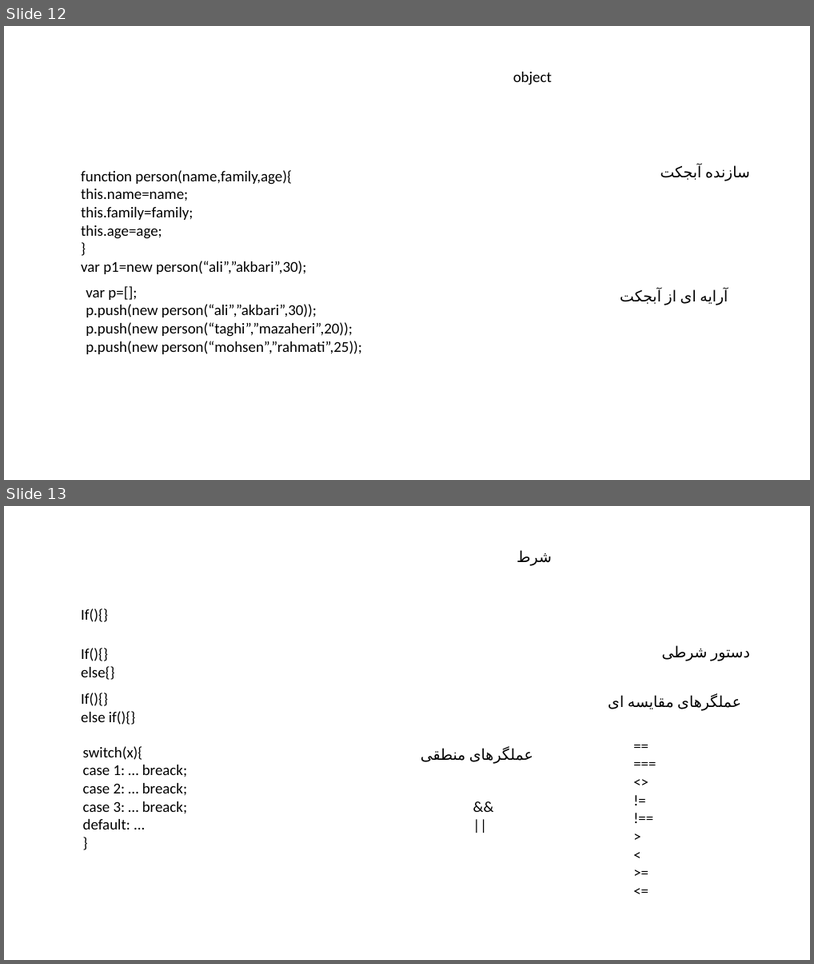
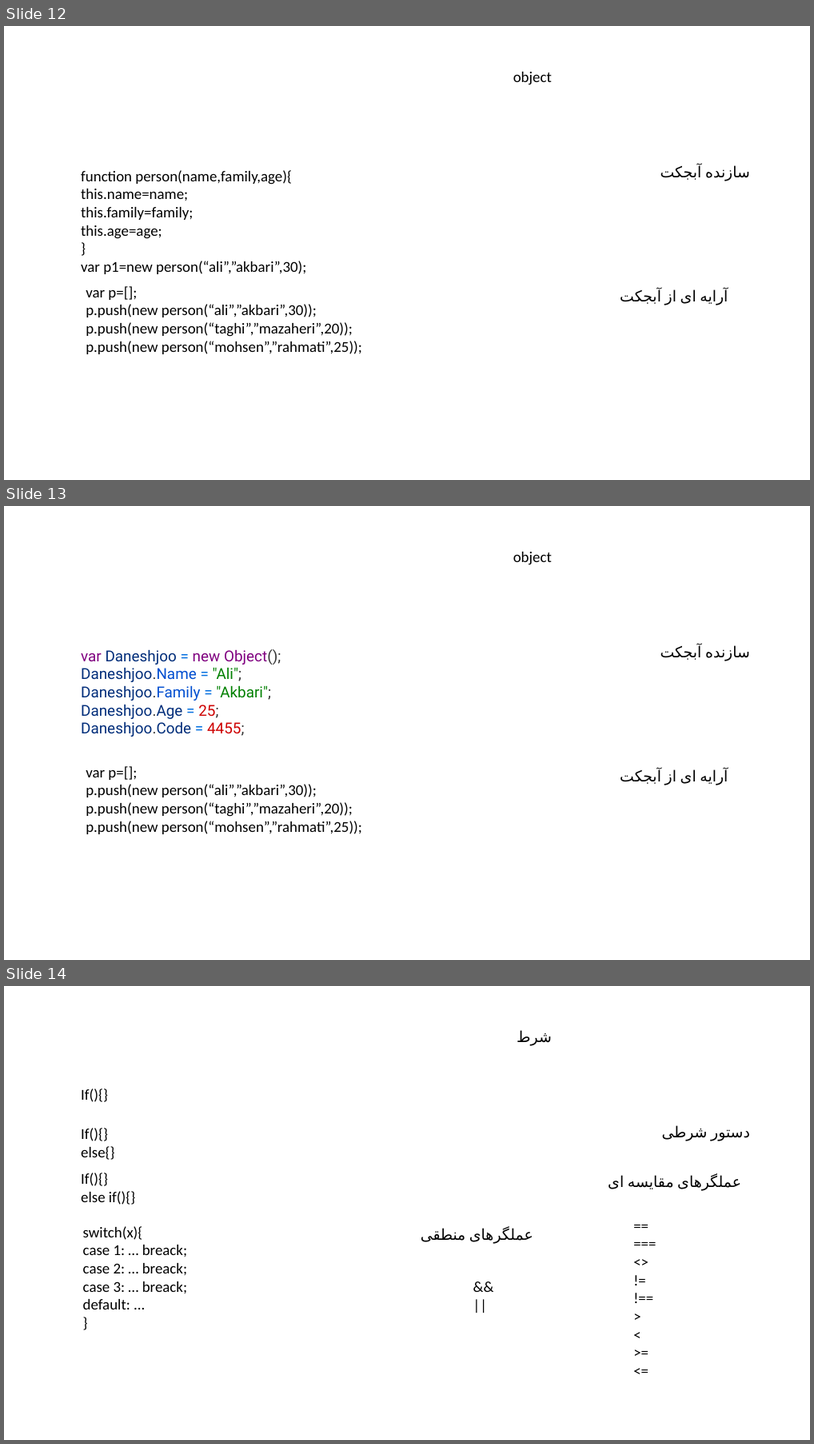
Before and after one commit to RezaFattahi/webdevelop, a slide deck: LEARNING.NOTE/js.pptx. Shown one above the other, each under a label of ours: slides 12 and 13 before the commit, slides 12, 13 and 14 after it. The pictures are 814x964 and 814x1444 pixels, drawn with LibreOffice and Linux fonts; fonts in the diff are those of the drawing. Boxes give left, top, right and bottom in pixels: in the first picture for what was removed or moved away, otherwise in the second. Text is boxed around its words. In the diff, an @@ line names an element or a change of style, - is before the commit and + after.

```diff
--- a/LEARNING.NOTE/js.pptx
+++ b/LEARNING.NOTE/js.pptx
@@ slide 13 added at [4, 506, 810, 960], background #FFFFFF @@
@@ text added at [514, 552, 552, 565], 18 pt, text #000000 @@
+object
@@ text added at [81, 649, 281, 736], 18 pt, text #002D7A @@
+var Daneshjoo = new Object();
+Daneshjoo.Name = "Ali";
+Daneshjoo.Family = "Akbari";
+Daneshjoo.Age = 25;
+Daneshjoo.Code = 4455;
@@ text added at [620, 645, 750, 784], 18 pt, text #000000 @@
+سازنده آبجکت
@@ text added at [86, 766, 362, 834], 18 pt, text #000000 @@
+var p=[];
+p.push(new person(“ali”,”akbari”,30));
+p.push(new person(“taghi”,”mazaheri”,20));
+p.push(new person(“mohsen”,”rahmati”,25));
@@ text added at [700, 768, 728, 784], 18 pt, text #000000 @@
+آرایه ای از آبجکت
@@ what was slide 13 is now slide 14 @@
```
Also in this commit, not shown: 1 slide changed, 3 other files.
